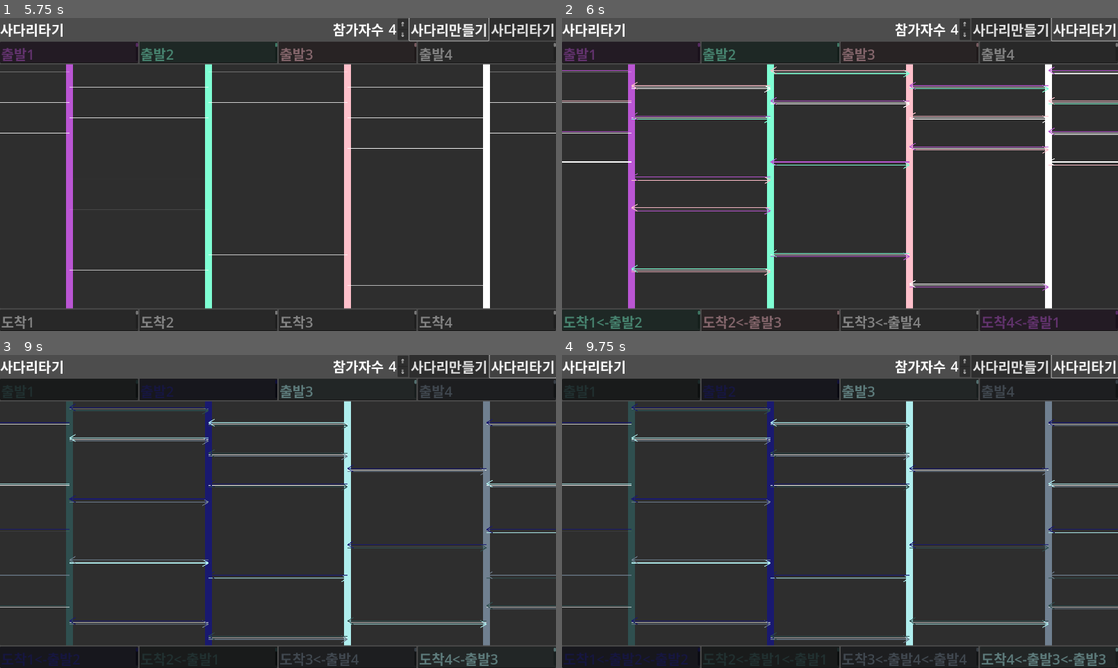
Above: before the commit, frames 1-4 (two rows, left to right).
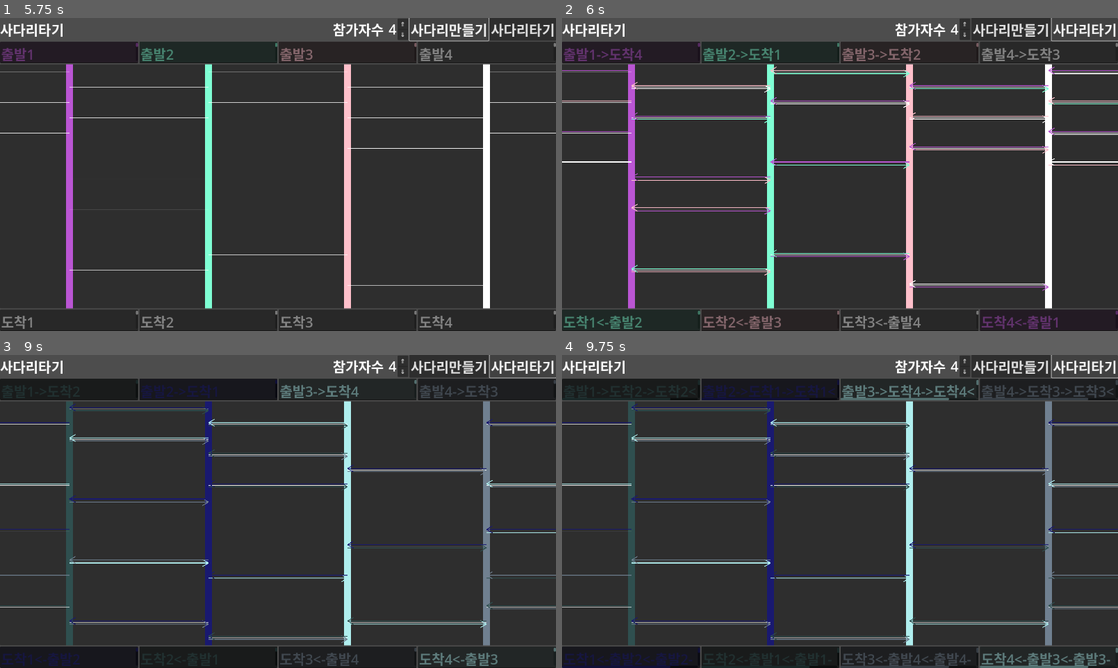
Above: after the commit, the same moments.

Repository: kasworld/gd4laddergame
Game: Godot game, scene res://사다리타기.tscn
Same seed, same stepped clock (60 frames per second), same inputs: the game is played once before the commit and once after it.
Inputs:
- Up to frame 1 (5.75 s): click "사다리타기" at 0.5 s; click "⇑" at 1.25 s; click "⇓" at 2 s; click "사다리만들기" at 2.75 s; click "⇑" at 3.5 s; click "⇓" at 4.25 s; click "사다리만들기" at 5 s
- Up to frame 2 (6 s): click "사다리타기" at 5.75 s
- Up to frame 3 (9 s): click "⇑" at 6.5 s; click "⇓" at 7.25 s; click "사다리만들기" at 8 s; click "사다리타기" at 8.75 s
- Up to frame 4 (9.75 s): tap Enter at 9.5 s

Frame 1 is identical in both runs. In frame 2, 0.5% of the frame differs, in the area x 6-90%, y 9-14%; in frame 3, 0.3%; in frame 4, 1.4%, in the area x 0-100%, y 9-100%.
Error in both runs: Invalid access of index '0' on a base object of type: 'Array'. (res://사다리타기.gd:141)

Commit message:
출발,도착 색

Diff:
--- a/사다리타기.gd
+++ b/사다리타기.gd
@@ -138,7 +138,9 @@
 	var 간격 = 사다리간격()
 
 	for i in 칸수.x:
+		var s = $"도착지점들".get_child(참가자위치[i]).text
 		$"도착지점들".get_child(참가자위치[i]).text += "<-" + $"참가자들".get_child(i).text
+		$"참가자들".get_child(i).text += "->" + s
 		$"도착지점들".get_child(참가자위치[i]).modulate = 참가자색[i]
 
 	for n in 사다리풀이.get_children():
